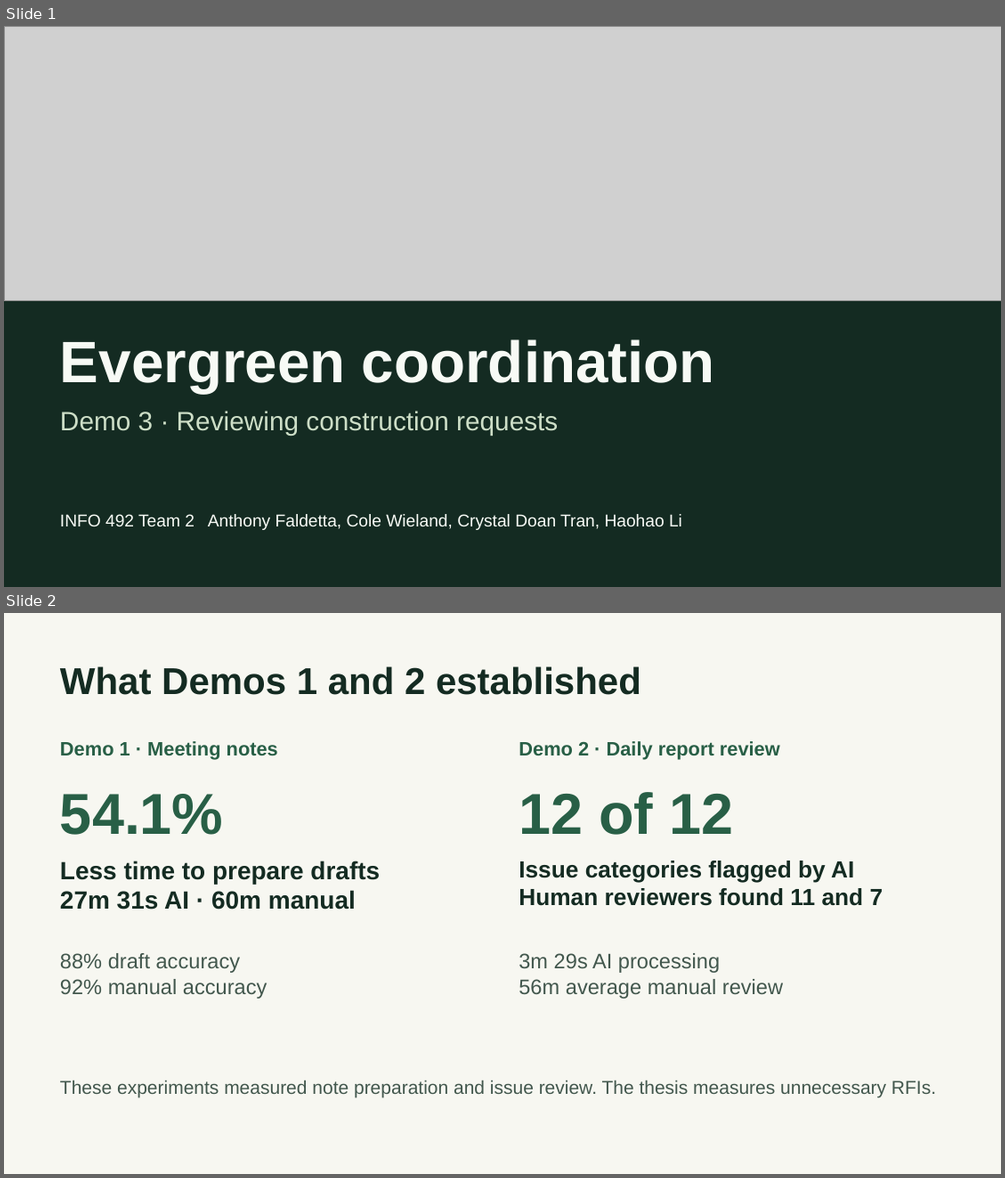
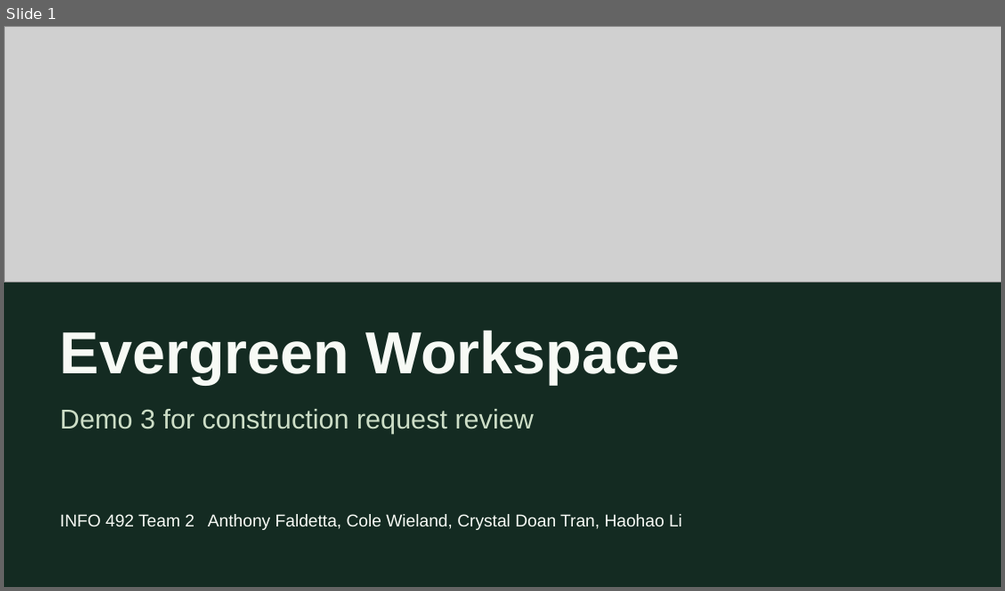
Before and after one commit to AnthonyFald/capstone-grp2, a slide deck: documents/demo-3/Demo 3 Presentation.pptx. Shown one above the other, each under a label of ours: slides 1 and 2 before the commit, slide 1 after it. The pictures are 1005x1178 and 1005x591 pixels, drawn with LibreOffice and Linux fonts; fonts in the diff are those of the drawing; grey boxes stand for pictures. Boxes give left, top, right and bottom in pixels: in the first picture for what was removed or moved away, otherwise in the second. Text is boxed around its words. In the diff, an @@ line names an element or a change of style, - is before the commit and + after.

Commit message:
Link live Evergreen accounts and revise Demo 3 presentation
Point the project homepage and legacy workspace landing at the verified Capstone Free sign-in. Show the signed-in intake and review workflow with actual local captures.

```diff
--- a/documents/demo-3/Demo 3 Presentation.pptx
+++ b/documents/demo-3/Demo 3 Presentation.pptx
@@ slide 2 removed at (4,613,1001,1174), background #F7F7F1 @@
@@ text removed at (60,666,641,695) @@
-What Demos 1 and 2 established
@@ text removed at (60,741,278,759) @@
-Demo 1 · Meeting notes
@@ text removed at (518,741,780,759) @@
-Demo 2 · Daily report review
@@ text removed at (60,794,224,835) @@
-54.1%
@@ text removed at (518,792,733,835) @@
-12 of 12
@@ text removed at (60,860,380,909) @@
-Less time to prepare drafts
-27m 31s AI · 60m manual
@@ text removed at (518,860,883,906) @@
-Issue categories flagged by AI
-Human reviewers found 11 and 7
@@ text removed at (60,953,267,998) @@
-88% draft accuracy
-92% manual accuracy
@@ text removed at (518,953,783,998) @@
-3m 29s AI processing
-56m average manual review
@@ text removed at (60,1080,936,1098) @@
-These experiments measured note preparation and issue review. The thesis measures unnecessary RFIs.
@@ slide 1 changed as well @@
@@ picture: place and size @@
-picture at (4,26,1001,301)
+picture at (4,26,1001,282)
@@ text at (60,329,680,384): text changed; size 56.2 to 57 pt @@
-Evergreen coordination
+Evergreen Workspace
@@ text at (60,409,534,434): text changed; size 25.5 to 26.2 pt @@
-Demo 3 · Reviewing construction requests
+Demo 3 for construction request review
```
Also in this commit, not shown: 6 slides added, 4 other slides removed, 7 other files.
